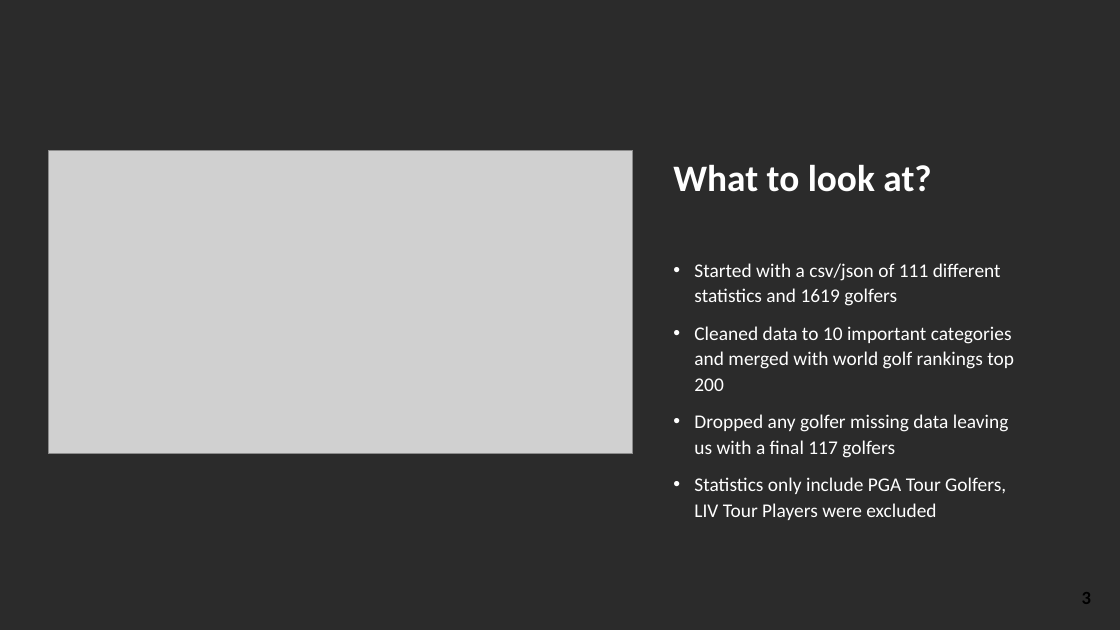
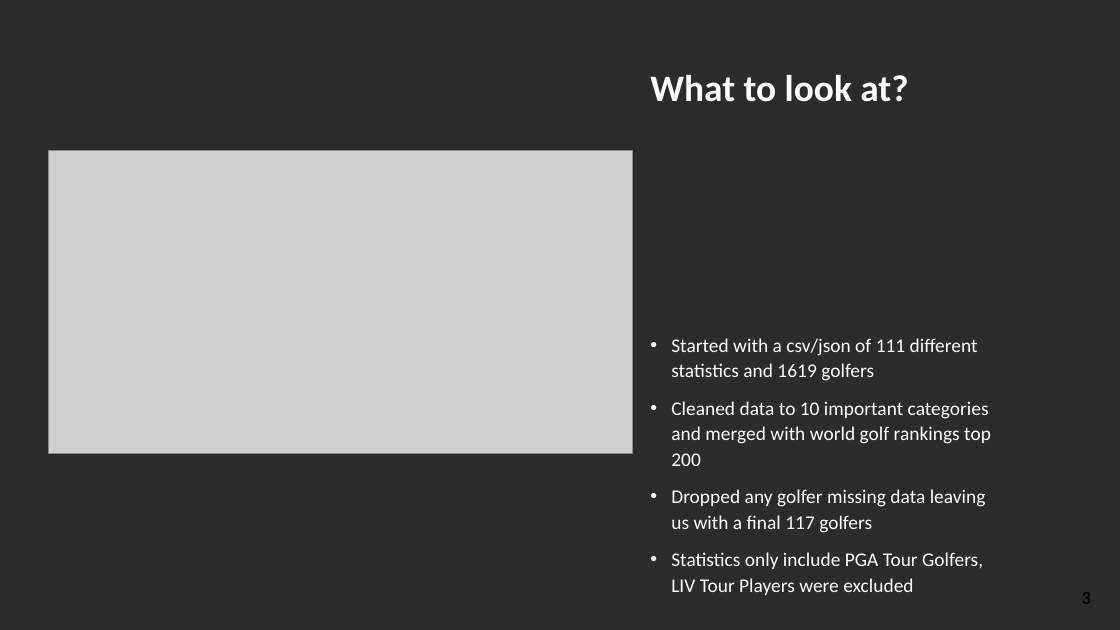
Before and after one commit to Tsmoore002900/Project_Par_3, a slide deck: slide 3 of Project Par 3.pptx. Drawn at 1120x630 pixels with LibreOffice and Linux fonts; fonts in the diff are those of the drawing; grey boxes stand for pictures; background and template pictures are left out; a plain dark background stands for a picture behind light text. Boxes give left, top, right and bottom in pixels: in the first picture for what was removed or moved away, otherwise in the second. Text is boxed around its words. In the diff, an @@ line names an element or a change of style, - is before the commit and + after.

```diff
--- a/Project Par 3.pptx
+++ b/Project Par 3.pptx
@@ title "What to look at?" moved from (x1=673, y1=164, x2=931, y2=192) to (x1=650, y1=74, x2=908, y2=102) @@
@@ text "Started with a csv/json of ..." moved from (x1=694, y1=263, x2=1014, y2=520) to (x1=671, y1=338, x2=991, y2=595) @@
```
Also in this commit, not shown: 2 other slides changed.
